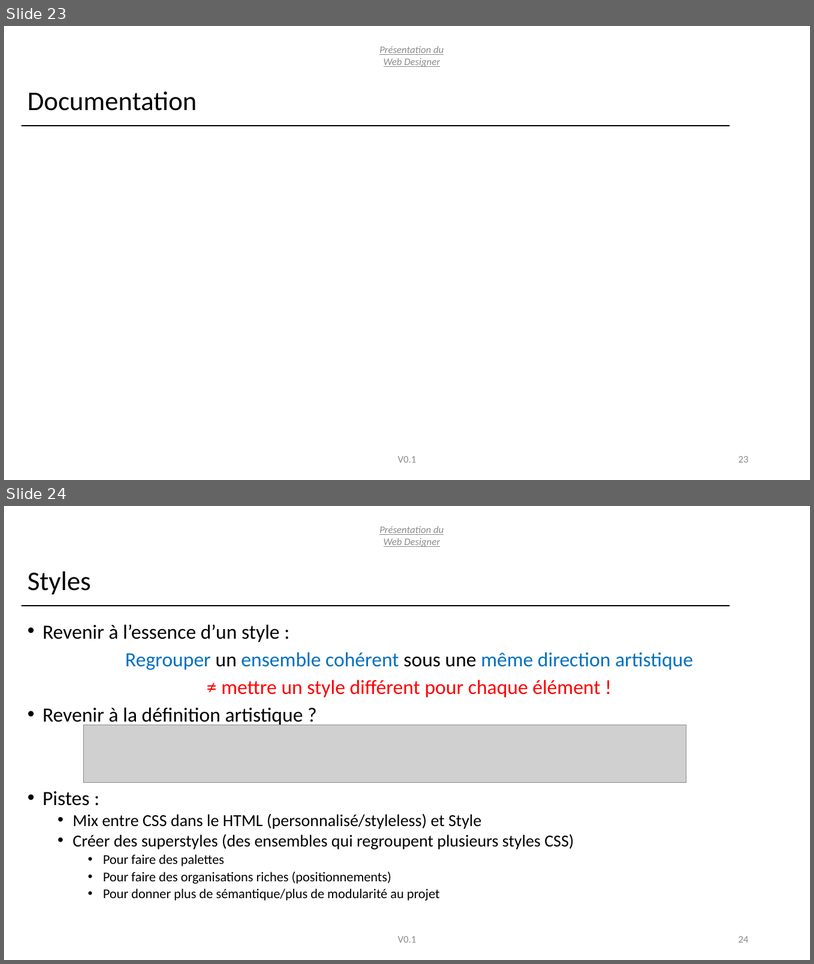
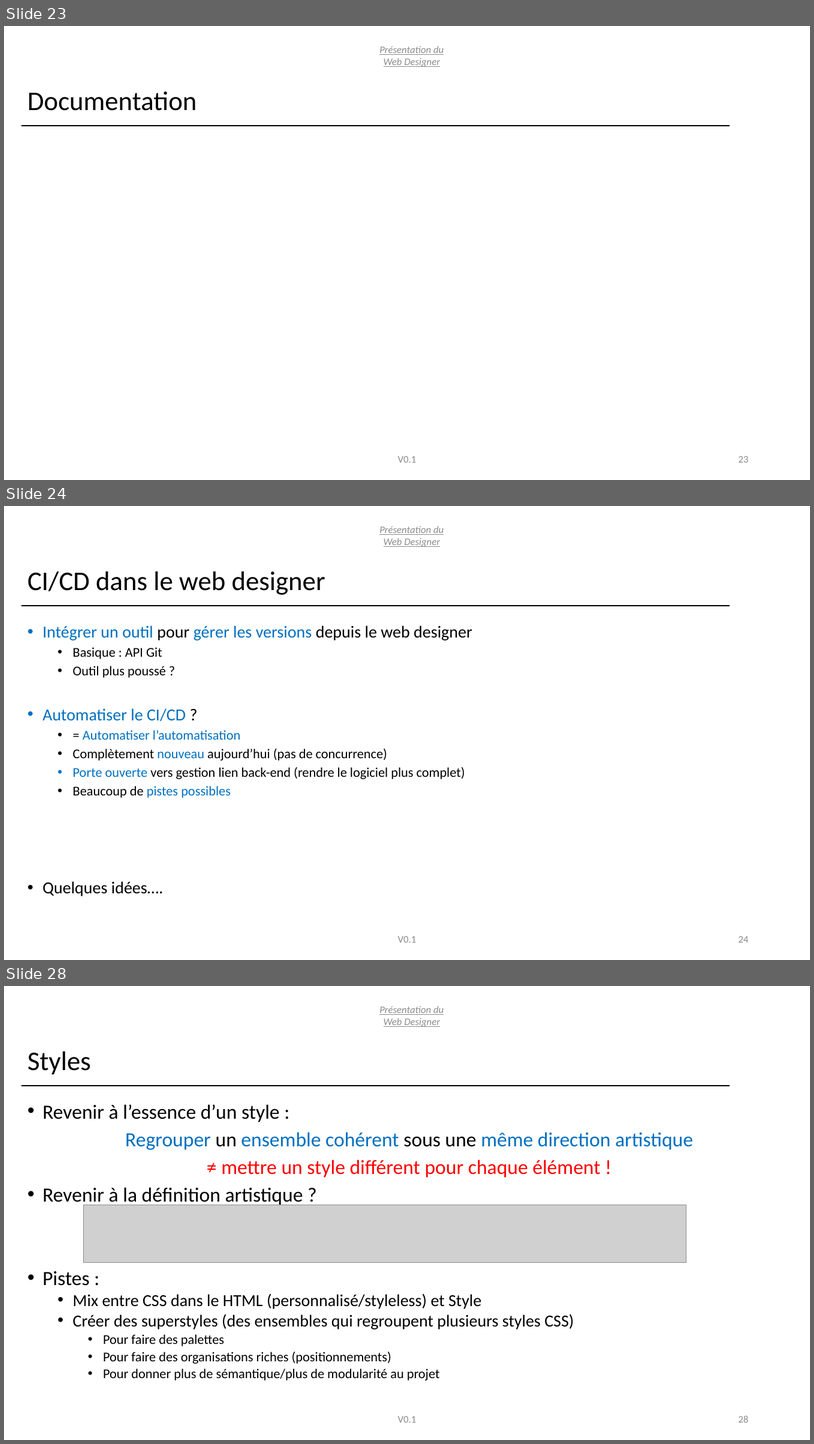
Before and after one commit to T4ouf/Web-Designer, a slide deck: doc/pitch/Presentation-Conception.pptx. Shown one above the other, each under a label of ours: slides 23 and 24 before the commit, slides 23, 24 and 28 after it; the slides between them are not shown. The pictures are 814x964 and 814x1444 pixels, drawn with LibreOffice and Linux fonts; fonts in the diff are those of the drawing; grey boxes stand for pictures. Boxes give left, top, right and bottom in pixels: in the first picture for what was removed or moved away, otherwise in the second. Text is boxed around its words. In the diff, an @@ line names an element or a change of style, - is before the commit and + after.

```diff
--- a/doc/pitch/Presentation-Conception.pptx
+++ b/doc/pitch/Presentation-Conception.pptx
@@ slide 24 added at (4, 506, 810, 960), background #FFFFFF @@
@@ text added at (380, 526, 444, 547), 12 pt, text #8C8C8C, italic, underline @@
+Présentation du Web Designer
@@ title added at (27, 571, 326, 595), 32 pt, text #000000 @@
+CI/CD dans le web designer
@@ line added from (21, 606) to (730, 606), #000000 1.5 pt @@
@@ text added at (42, 625, 473, 896), 16 pt, text #000000 @@
+• Intégrer un outil pour gérer les versions depuis le web designer
+  • Basique : API Git
+  • Outil plus poussé ?
+• Automatiser le CI/CD ?
+  • = Automatiser l’automatisation
+  • Complètement nouveau aujourd’hui (pas de concurrence)
+  • Porte ouverte vers gestion lien back-end (rendre le logiciel plus complet)
+  • Beaucoup de pistes possibles
+• Quelques idées….
@@ text added at (398, 936, 417, 942), 12 pt, text #8C8C8C @@
+V0.1
@@ page number added at (738, 936, 749, 942), 12 pt, text #8C8C8C @@
+24
@@ what was slide 24 is now slide 28 @@
@@ page number at (738, 1415, 749, 1422): text changed @@
-24
+28
```
Also in this commit, not shown: 1 slide changed, 3 other slides added, 4 other files.
